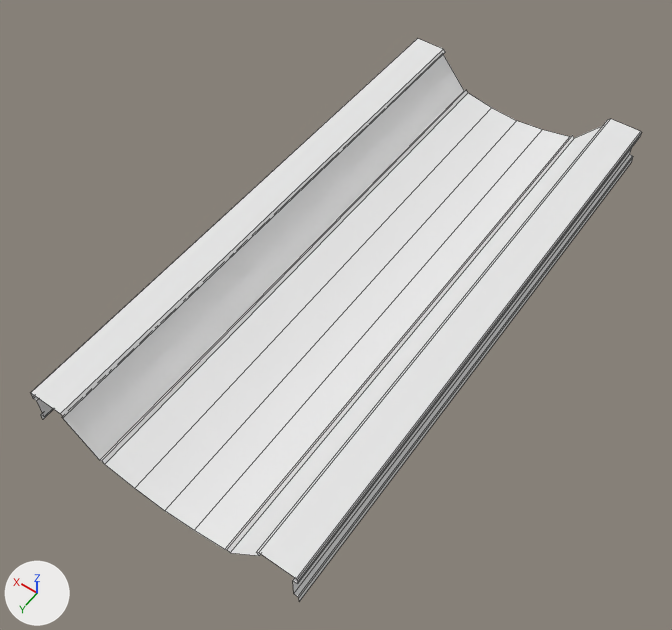
Two versions of the OBJ model Assets/Models/!Modular/aquaducts/top.obj, one commit apart.
One viewpoint serves both versions: a 50 mm camera at (-317.0, 500.0, 680.0) aimed at (3.0, 53.0, -24.0). Lighting does not change. The marker at lower left points along +X, +Y and +Z. Mesh edges are drawn as thin lines. Where no turn or scale is listed for an object, it has been applied to the vertices.

The scene before the commit, as lines of its bpy script (objects in view):
```python
me_top = bpy.data.meshes.new('top')
me_top.from_pydata(...)  # 66 vertices, 32 faces; spans x -139.0..139.0, y -300.0..300.0, z -27.0..27.0
me_top.materials.append(mat_sci_fi_metal_1_001)  # white #e7e7e7
ob_top = bpy.data.objects.new('top', me_top)
ob_top.location = (0.0, 0.0, 0.0)
```
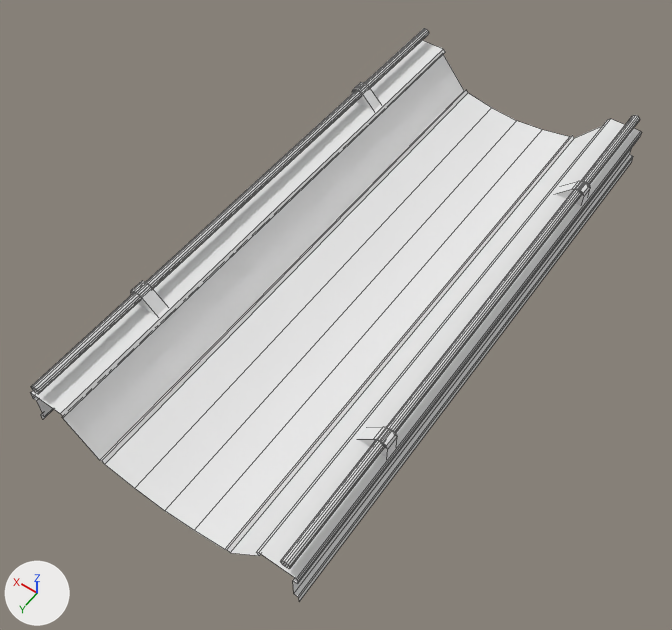
Location of each change, (x1, y1, x2, y2) in pixels of the pictures (672 x 630 px):
'top', reshaped
    before: (31, 38, 641, 601)
    after: (31, 29, 641, 601)
part 1 of me_top, added
    after: (31, 29, 429, 394)
part 2 of me_top, added
    after: (281, 115, 640, 569)
part 3 of me_top, added
    after: (352, 82, 381, 111)
part 4 of me_top, added
    after: (131, 281, 167, 316)
part 5 of me_top, added
    after: (555, 181, 590, 205)
part 6 of me_top, added
    after: (358, 427, 397, 457)

Edits to the bpy script that builds the scene:
```text
Add mat_pcube6sg:
    mat_pcube6sg = principled_material('pCube6SG')
    mat_pcube6sg.base_color = (0.8, 0.8, 0.8)  # white #e7e7e7
    mat_pcube6sg.roughness = 1.0
Change me_top:
    used by ob_top; location = (0.0, 0.0, 0.0)
    remove me_top.from_pydata(...)  # 66 vertices, 32 faces; spans x -139.0..139.0, y -300.0..300.0, z -27.0..27.0
    add me_top.from_pydata(...)  # 186 vertices, 126 faces; spans x -139.0..139.0, y -300.0..300.0, z -27.0..45.0
    me_top part 1: a new loose piece of 28 vertices spanning x 125.0..134.0, y -300.0..300.0, z 35.0..44.0, in mat_pcube6sg (white #e7e7e7)
    me_top part 2: a new loose piece of 28 vertices spanning x -134.0..-125.0, y -300.0..300.0, z 35.0..44.0, in mat_pcube6sg (white #e7e7e7)
    me_top part 3: a new loose piece of 16 vertices spanning x 104.0..137.0, y -178.0..-165.0, z 23.0..45.0, in mat_pcube6sg (white #e7e7e7)
    me_top part 4: a new loose piece of 16 vertices spanning x 104.0..137.0, y 165.0..178.0, z 23.0..45.0, in mat_pcube6sg (white #e7e7e7)
    me_top part 5: a new loose piece of 16 vertices spanning x -137.0..-104.0, y -178.0..-165.0, z 23.0..45.0, in mat_pcube6sg (white #e7e7e7)
    me_top part 6: a new loose piece of 16 vertices spanning x -137.0..-104.0, y 165.0..178.0, z 23.0..45.0, in mat_pcube6sg (white #e7e7e7)
    add me_top.materials.append(mat_pcube6sg)  # white #e7e7e7
```
